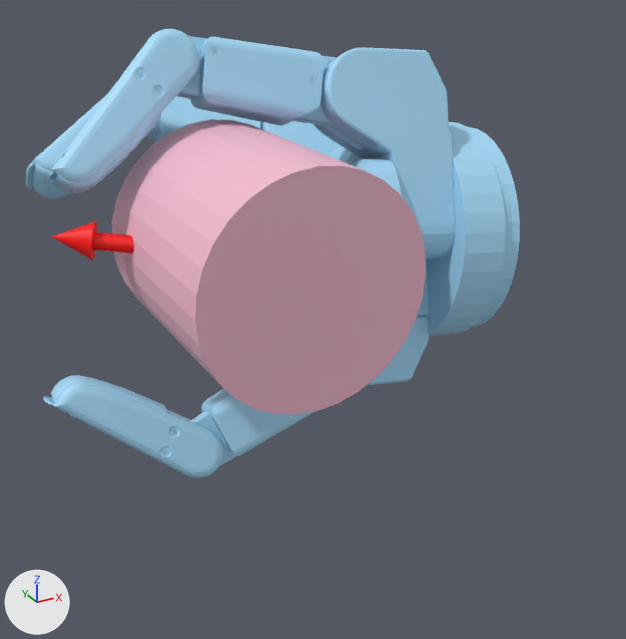
The glTF model static/assets/cond/Barrett/contactdb+cylinder_medium/9.glb, before and after one commit.
Both versions are drawn from a 50 mm camera at (-0.12, -0.254, 0.1) aimed at (0.024, 0.007, -0.031). Arrows for +X, +Y and +Z are at lower left; the lights stay in place. Where no turn or scale is listed for an object, it has been applied to the vertices. Vertices at the same position are counted once.

The first picture shows 'cylinder_medium.stl', 'geometry_1', 'geometry_2'.
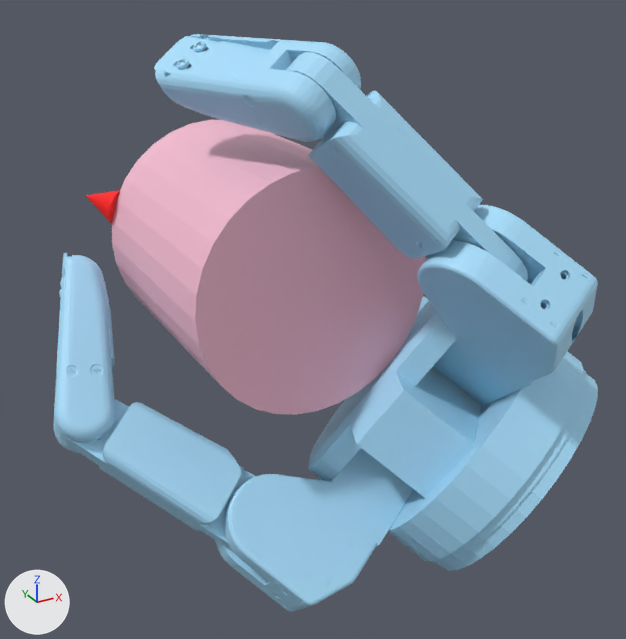
Changed parts and their boxes (x1, y1, x2, y2) in the pictures (626 x 639 px; the box of a moved part takes in the faces that stretch with it):
'geometry_1', reshaped (10% wider, 29% taller): before (26, 29, 520, 478); after (53, 34, 598, 612)
'geometry_2', reshaped: before (52, 221, 134, 260); after (86, 190, 120, 224)
part 1 of me_geometry_1, moved or reshaped: before (330, 122, 520, 336); after (308, 301, 598, 571)
part 2 of me_geometry_1, moved or reshaped: before (367, 315, 429, 385); after (418, 296, 429, 313)
part 3 of me_geometry_1, moved or reshaped (not visible afterwards): before (191, 389, 316, 466)
part 4 of me_geometry_1, moved or reshaped (not visible afterwards): before (43, 375, 224, 478)
part 5 of me_geometry_1, moved or reshaped: before (314, 48, 455, 259); after (215, 448, 414, 612)
part 6 of me_geometry_1, moved or reshaped: before (177, 36, 338, 129); after (54, 399, 256, 551)
part 7 of me_geometry_1, moved or reshaped: before (43, 29, 200, 193); after (53, 253, 115, 453)
part 8 of me_geometry_1, moved or reshaped: before (260, 121, 343, 157); after (418, 205, 598, 405)
part 9 of me_geometry_1, moved or reshaped: before (146, 96, 262, 143); after (286, 52, 528, 281)
part 10 of me_geometry_1, moved or reshaped: before (26, 96, 106, 198); after (154, 34, 361, 142)

What the commit changed:
me_geometry_1 has 8696 vertices, 17330 faces and spans x -0.072..0.116, y -0.015..0.131, z -0.092..0.072.
me_geometry_1 is used by ob_geometry_1; location (0.0, 0.0, 0.0).
me_geometry_1 part 1: the loose piece of 347 vertices spanning x 0.043..0.116, y -0.015..0.08, z -0.058..0.032 is multiplied about its middle by the matrix ((0.532, 0.134, -0.836), (-0.716, -0.456, -0.528), (-0.452, 0.88, -0.146)), then moved by (-0.027, -0.074, -0.043).
me_geometry_1 part 2: the loose piece of 211 vertices spanning x 0.034..0.081, y 0.001..0.035, z -0.073..-0.039 is multiplied about its middle by the matrix ((0.532, 0.134, -0.836), (-0.716, -0.456, -0.528), (-0.452, 0.88, -0.146)), then moved by (0.018, -0.015, 0.004).
me_geometry_1 part 3: the loose piece of 449 vertices spanning x -0.032..0.057, y 0.006..0.032, z -0.09..-0.043 is multiplied about its middle by the matrix ((0.596, 0.143, -0.79), (-0.655, -0.483, -0.581), (-0.465, 0.864, -0.194)), then moved by (0.045, 0.02, 0.038).
me_geometry_1 part 4: the loose piece of 1647 vertices spanning x -0.072..-0.011, y 0.005..0.044, z -0.092..-0.045 is multiplied about its middle by the matrix ((0.596, 0.143, -0.79), (-0.655, -0.483, -0.581), (-0.465, 0.864, -0.194)), then moved by (0.069, 0.048, 0.07).
me_geometry_1 part 5: the loose piece of 925 vertices spanning x 0.037..0.088, y -0.004..0.046, z -0.016..0.064 is multiplied about its middle by the matrix ((0.455, -0.4, -0.796), (-0.716, -0.696, -0.06), (-0.53, 0.597, -0.603)), then moved by (-0.055, -0.055, -0.102).
me_geometry_1 part 6: the loose piece of 449 vertices spanning x -0.023..0.066, y 0.017..0.052, z 0.033..0.07 is multiplied about its middle by the matrix ((0.451, -0.4, -0.798), (-0.717, -0.695, -0.057), (-0.531, 0.598, -0.6)), then moved by (-0.06, -0.051, -0.116).
me_geometry_1 part 7: the loose piece of 1647 vertices spanning x -0.062..-0.003, y 0.024..0.056, z 0.019..0.072 is multiplied about its middle by the matrix ((0.451, -0.4, -0.798), (-0.717, -0.695, -0.057), (-0.531, 0.598, -0.6)), then moved by (-0.028, -0.021, -0.075).
me_geometry_1 part 8: the loose piece of 925 vertices spanning x 0.046..0.094, y 0.042..0.114, z -0.033..0.034 is multiplied about its middle by the matrix ((0.565, 0.322, -0.759), (-0.702, -0.297, -0.648), (-0.434, 0.899, 0.058)), then moved by (-0.022, -0.141, -0.009).
me_geometry_1 part 9: the loose piece of 449 vertices spanning x -0.013..0.074, y 0.082..0.129, z 0.0..0.042 is multiplied about its middle by the matrix ((0.571, 0.329, -0.752), (-0.689, -0.307, -0.657), (-0.447, 0.893, 0.052)), then moved by (-0.012, -0.162, 0.013).
me_geometry_1 part 10: the loose piece of 1647 vertices spanning x -0.056..0.007, y 0.09..0.131, z 0.002..0.045 is multiplied about its middle by the matrix ((0.571, 0.329, -0.752), (-0.689, -0.307, -0.657), (-0.447, 0.893, 0.052)), then moved by (0.012, -0.132, 0.04).
me_geometry_2 has 75 vertices, 144 faces and spans x -0.0629..0.0013, y -0.0027..0.0294, z -0.003..0.0137.
me_geometry_2 is used by ob_geometry_2; location (0.0, 0.0, 0.0).
me_geometry_2 part 11: the whole mesh is multiplied about the mesh origin by the matrix ((0.898, 0.303, 0.319), (-0.371, 0.912, 0.177), (-0.237, -0.277, 0.931)).
